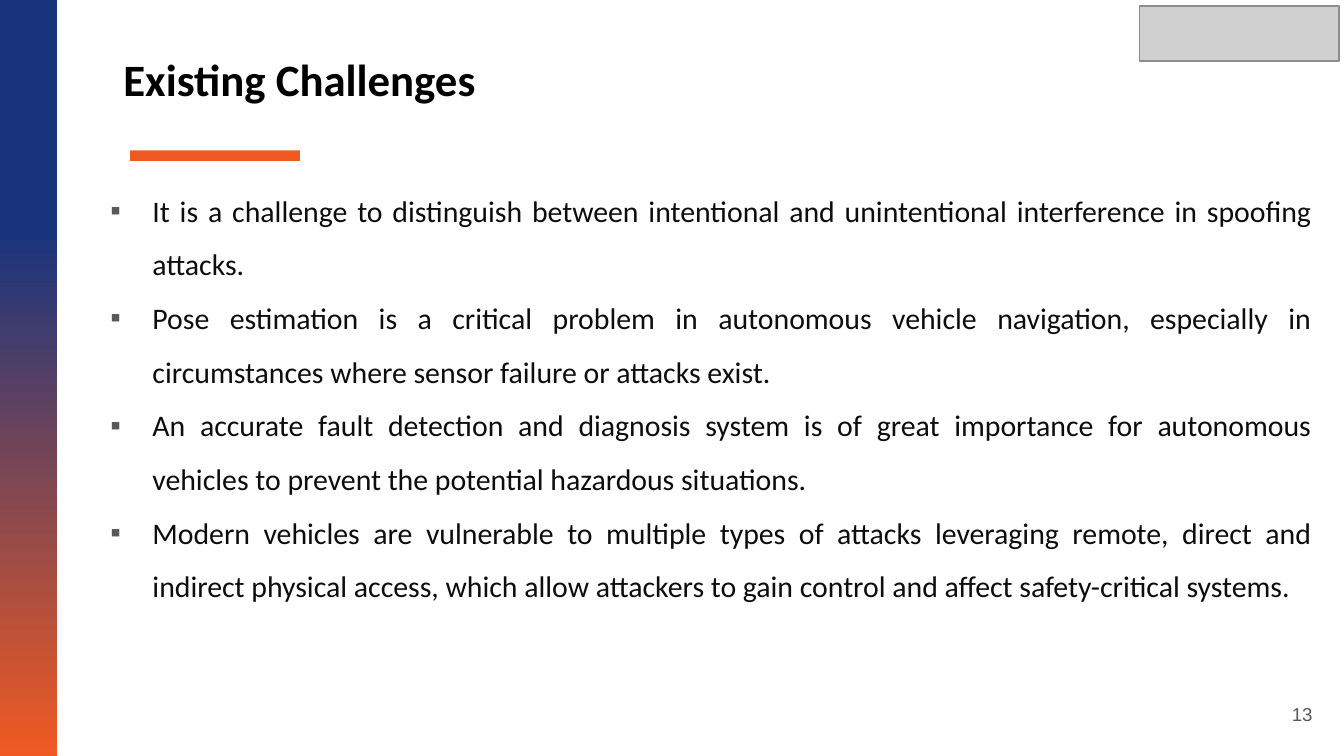
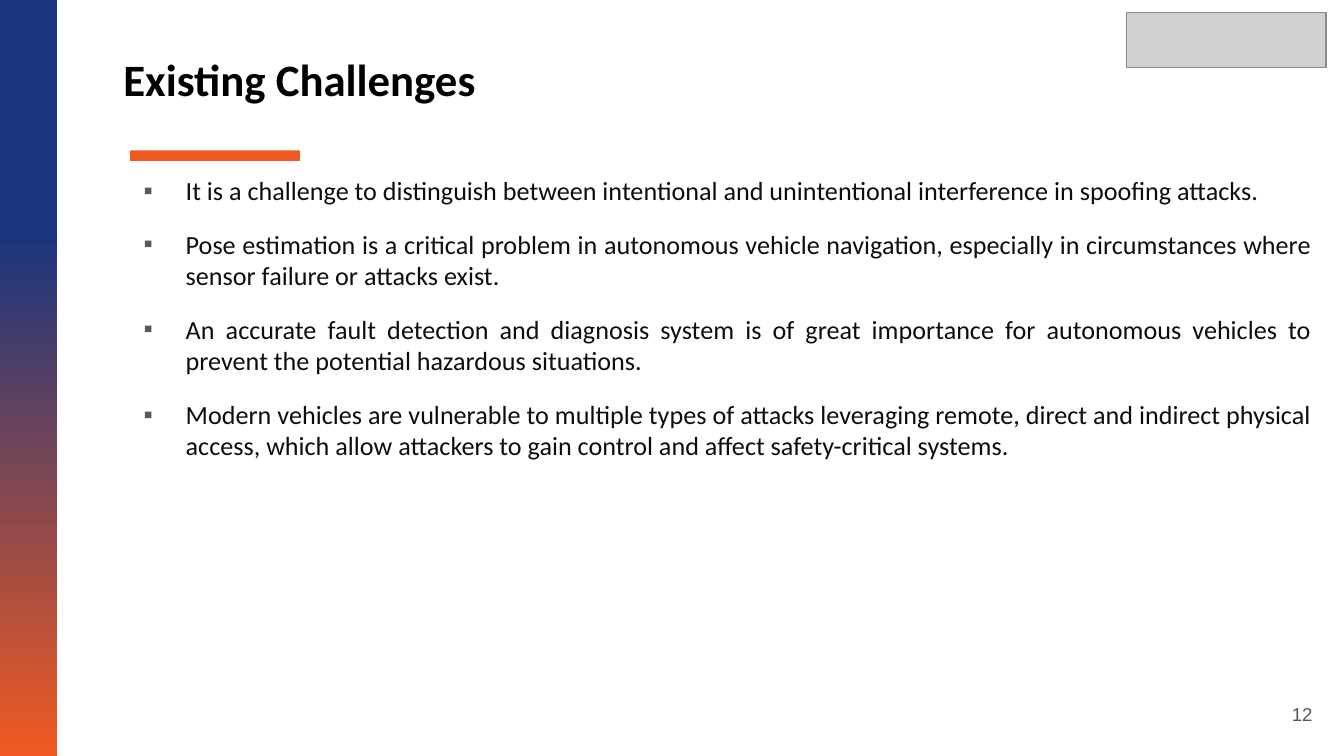
Before and after one commit to sreenithi21/ADAV, a slide deck: slide 12 of NGN PPT/AV_NGN_LAB_PPT.pptx (slide 13 before the commit). Drawn at 1344x756 pixels with LibreOffice and Linux fonts; fonts in the diff are those of the drawing; grey boxes stand for pictures. Boxes give left, top, right and bottom in pixels: in the first picture for what was removed or moved away, otherwise in the second. Text is boxed around its words. In the diff, an @@ line names an element or a change of style, - is before the commit and + after.

```diff
--- a/NGN PPT/AV_NGN_LAB_PPT.pptx
+++ b/NGN PPT/AV_NGN_LAB_PPT.pptx
@@ picture: place and size @@
-picture at (1140, 7, 1339, 62)
+picture at (1126, 12, 1325, 67)
@@ text "It is a challenge to ...": place and size @@
-text "It is a challenge to ..." at (152, 201, 1311, 602)
+text "It is a challenge to ..." at (186, 182, 1310, 460)
@@ text "It is a challenge to ..." at (186, 182, 1310, 460): size 16 to 14 pt; line spacing 1.5 to 1; more space between paragraphs @@
@@ page number at (1292, 708, 1313, 721): text changed @@
-13
+12
```
Also in this commit, not shown: 18 other slides changed, 4 slides added, 5 slides removed, 14 other files.
